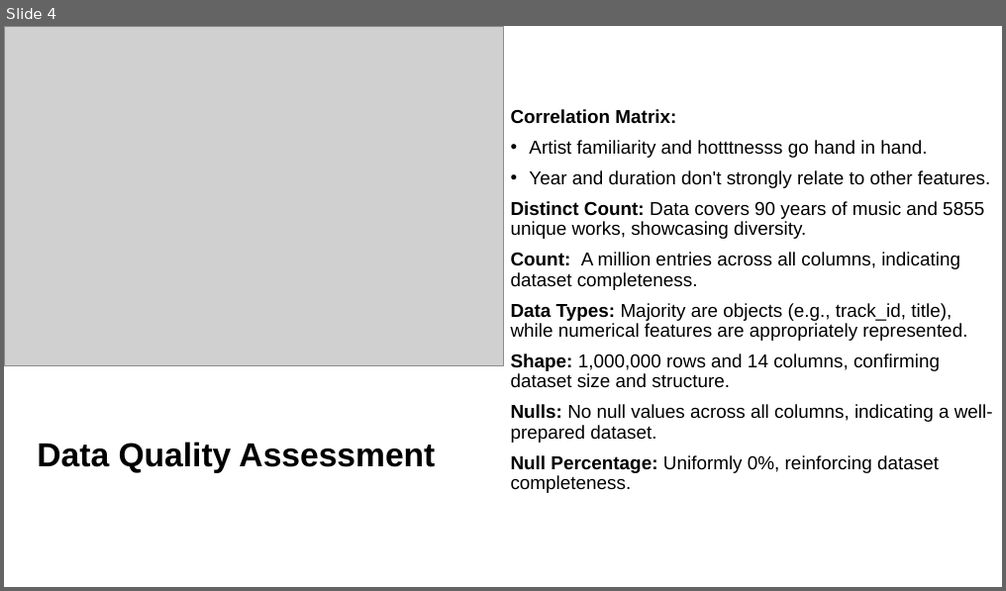
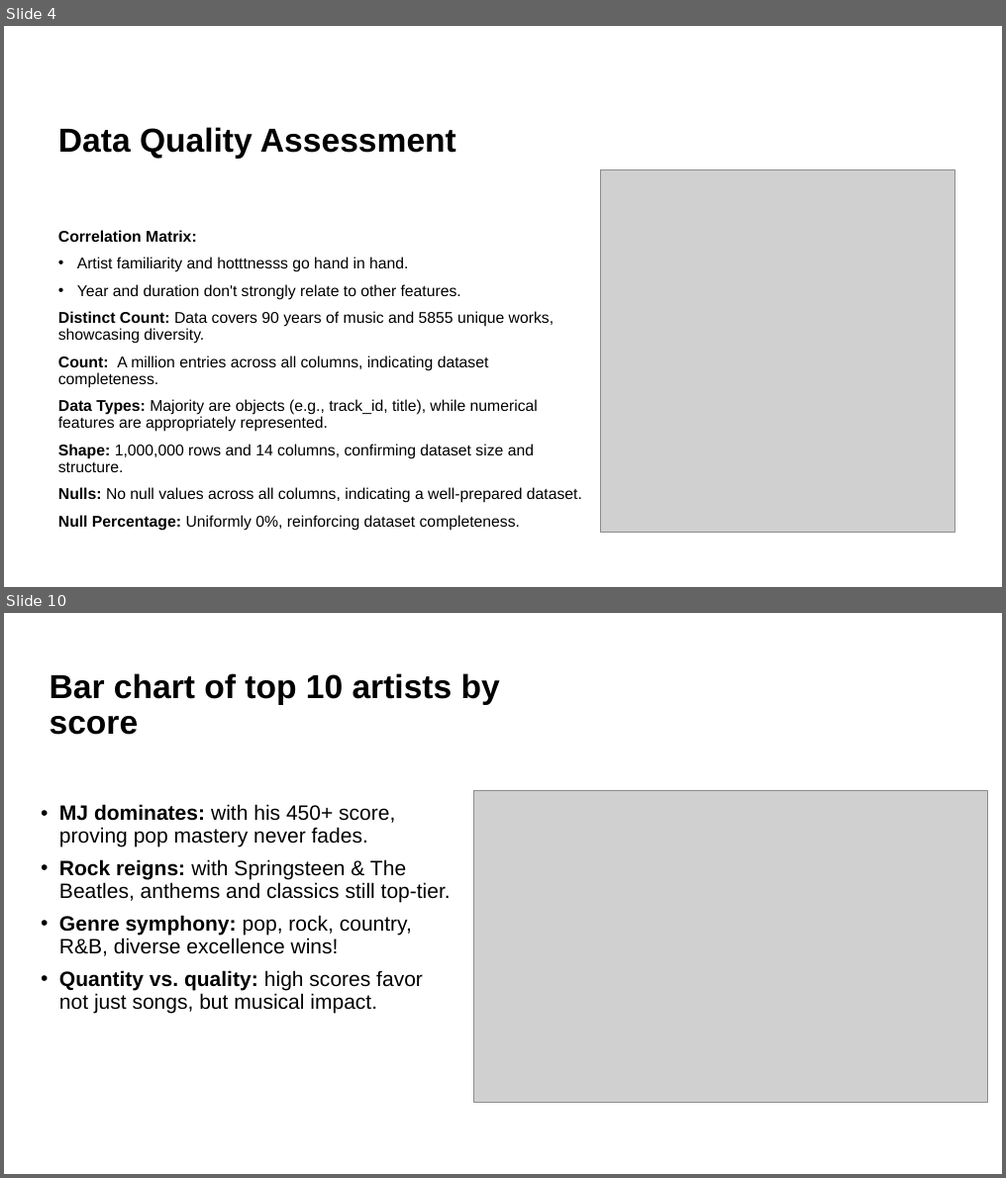
Before and after one commit to majb90/MIS548-Group-6, a slide deck: Project Presentation.pptx. Shown one above the other, each under a label of ours: slide 4 before the commit, slides 4 and 10 after it; the slides between them are not shown. The pictures are 1006x591 and 1006x1178 pixels, drawn with LibreOffice and Linux fonts; fonts in the diff are those of the drawing; grey boxes stand for pictures. Boxes give left, top, right and bottom in pixels: in the first picture for what was removed or moved away, otherwise in the second. Text is boxed around its words. In the diff, an @@ line names an element or a change of style, - is before the commit and + after.

```diff
--- a/Project Presentation.pptx
+++ b/Project Presentation.pptx
@@ slide 10 added at [4, 613, 1002, 1174], background #FFFFFF @@
@@ title added at [50, 673, 500, 735], 32 pt, text #000000, bold @@
+Bar chart of top 10 artists by score
@@ text added at [59, 804, 450, 1013], 20 pt, text #000000 @@
+• MJ dominates: with his 450+ score, proving pop mastery never fades.
+• Rock reigns: with Springsteen & The Beatles, anthems and classics still top-tier.
+• Genre symphony: pop, rock, country, R&B, diverse excellence wins!
+• Quantity vs. quality: high scores favor not just songs, but musical impact.
@@ picture added at [473, 791, 987, 1103] @@
@@ slide 4 changed as well @@
@@ title "Data Quality Assessment": place and size @@
-title "Data Quality Assessment" at [37, 442, 435, 473]
+title "Data Quality Assessment" at [58, 127, 456, 159]
@@ title "Data Quality Assessment" at [58, 127, 456, 159]: vertical alignment middle to bottom @@
@@ picture: place and size @@
-picture at [4, 26, 503, 366]
+picture at [601, 170, 955, 533]
@@ text "Correlation Matrix:": place and size @@
-text "Correlation Matrix:" at [511, 109, 993, 493]
+text "Correlation Matrix:" at [58, 230, 582, 531]
@@ text "Correlation Matrix:" at [58, 230, 582, 531]: size 18 to 15 pt; vertical alignment middle to top @@
```
Also in this commit, not shown: 4 other slides changed, 16 other slides added, 1 slide removed.
